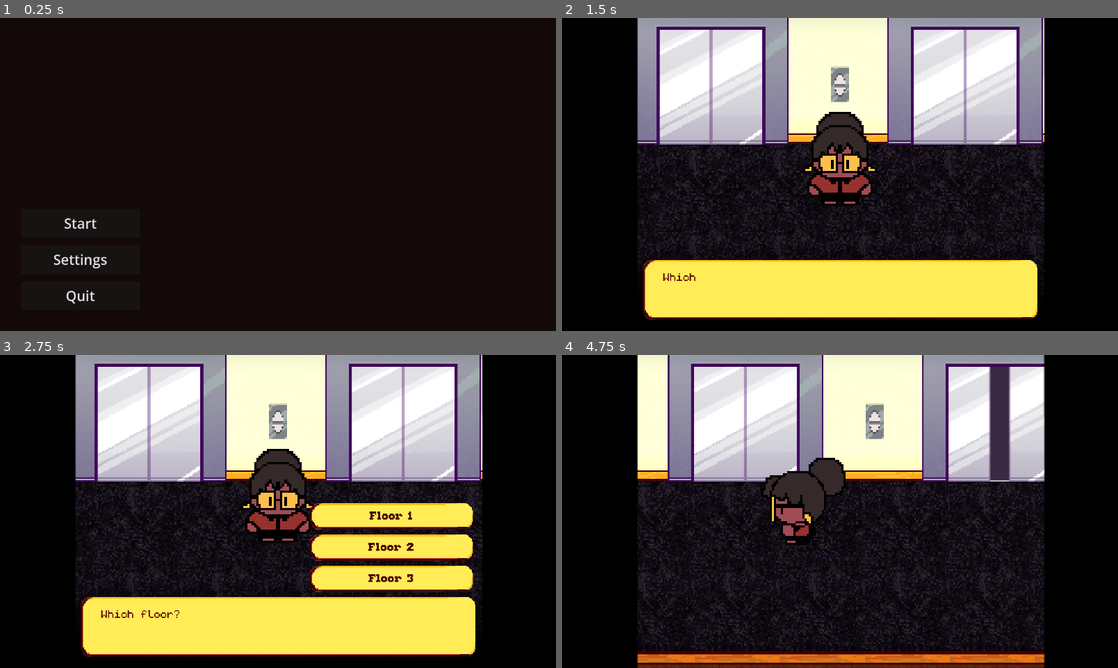
Above: before the commit, frames 1-4 (two rows, left to right).
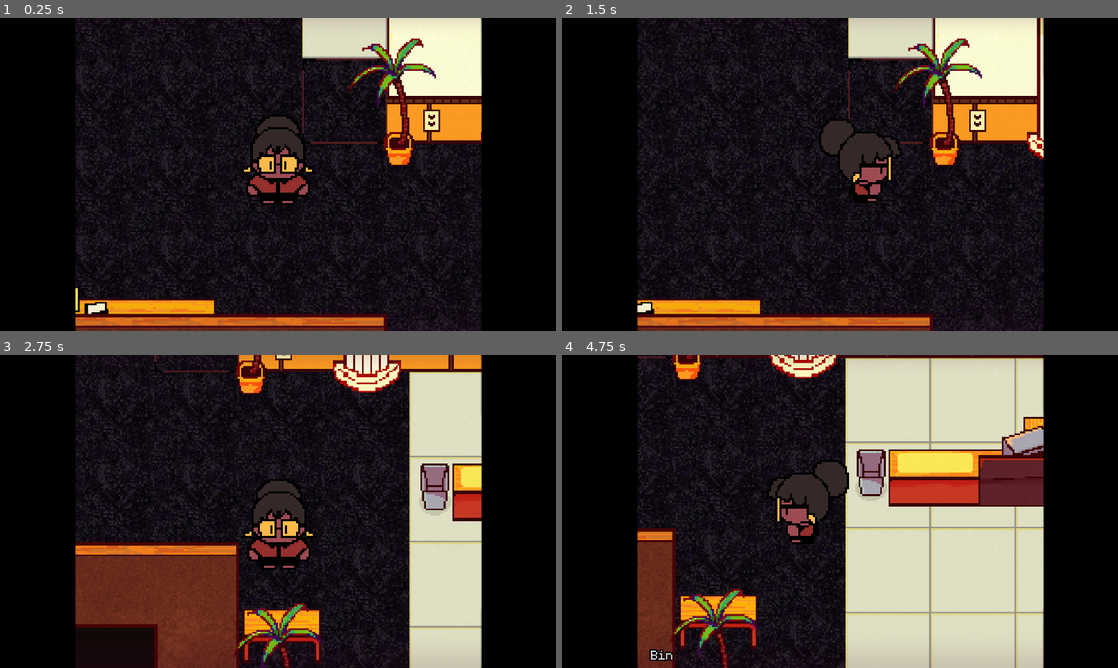
Above: after the commit, the same moments.

Repository: KURUKURURU/skeptic
Game: Godot game, scene res://scene/scene/floor_1.tscn
Two runs of this game, one before a commit and one after it. Both use one fixed random seed, a clock stepped at 60 frames per second and the inputs below. Before the commit the project starts from res://scene/scene/start_menu.tscn.
Inputs (mouse positions are in pixels of both pictures, inside the frame that each line leads up to):
- Up to frame 1 (0.25 s): no input
- Up to frame 2 (1.5 s): click (639, 224) at 0.5 s, where only the run before the commit has a clickable "Start"; tap Enter (ui_accept) at 1.25 s; move the mouse to (962, 158) at 1.27 s; hold D (right) from 1.28 s (still down); hold E (interact) from 1.28 s (still down); click (962, 158) at 1.42 s
- Up to frame 3 (2.75 s): tap Enter (ui_accept) at 1.52, 2.27 s; move the mouse to (166, 527) at 2.02 s; release D (right) at 2.03 s; release E (interact) at 2.03 s; hold S (down) from 2.03 s (still down); tap Shift (shift) at 2.1 s; click (166, 527) at 2.17 s
- Up to frame 4 (4.75 s): move the mouse to (895, 442) at 2.77 s; release S (down) at 2.78 s; hold D (right) 2.78-3.53 s; tap Alt at 2.85 s; click (895, 442) at 2.92 s; move the mouse to (812, 574) at 3.52 s; hold W (up) 3.53-4.28 s; tap E (interact) at 3.6 s; click (812, 574) at 3.67 s; tap Enter (ui_accept) at 3.77, 4.52 s; move the mouse to (1006, 558) at 4.27 s; hold A (left) from 4.28 s (still down); hold Shift (shift) from 4.28 s (still down); click (1006, 558) at 4.42 s

The runs differ from the first frame. In frame 1, 24% of the frame differs, in the area x 9-87%, y 0-100%; in frame 2, 50%; in frame 3, 62%, in the area x 13-87%, y 0-100%; in frame 4, 59%.

Commit message:
i forgot mb

Diff:
--- a/elevator_buttons.gd
+++ b/elevator_buttons.gd
@@ -53,6 +53,7 @@
 
 	await elevator.open()
 	await wait(0.5)
+	await Ui.fade(true)
 	get_tree().change_scene_to_file("res://scene/scene/floor_" + str(answer) + ".tscn")
 
 	return
--- a/paths/walkup_elevator.tres
+++ b/paths/walkup_elevator.tres
@@ -2,6 +2,6 @@
 
 [resource]
 _data = {
-"points": PackedVector2Array(0, 0, 0, 0, 207.18234, 165.74586, 0, 0, 0, 0, 207.18234, 856.3537, 0, 0, 0, 0, 55.248623, 856.3537, 0, 0, 0, 0, 13.812156, 870.16583, 0, 0, 0, 0, -41.436466, 856.3537, 0, 0, 0, 0, -138.12157, 856.3537, 0, 0, 0, 0, -138.12157, 814.9172)
+"points": PackedVector2Array(0, 0, 0, 0, 207.18234, 165.74586, 0, 0, 0, 0, 207.18234, 856.3537, 0, 0, 0, 0, 55.248623, 856.3537, 0, 0, 0, 0, -41.436466, 856.3537, 0, 0, 0, 0, -138.12157, 856.3537, 0, 0, 0, 0, -138.12157, 814.9172)
 }
-point_count = 7
+point_count = 6
--- a/project.godot
+++ b/project.godot
@@ -11,7 +11,7 @@
 [application]
 
 config/name="Skeptic"
-run/main_scene="uid://brjxkyjvqb5y8"
+run/main_scene="uid://dg2sd46gbm3f"
 config/features=PackedStringArray("4.7", "Mobile")
 config/icon="res://icon.svg"
 
@@ -22,6 +22,10 @@
 t="*uid://cq8f61txgqc3s"
 Music="*uid://bxmmqdnxngb2c"
 Global="*uid://b02r7c0eumw35"
+
+[dialogue_manager]
+
+runtime/balloon_path="res://scene/tool/balloon/balloon.tscn"
 
 [display]
 
@@ -70,6 +74,10 @@
 ]
 }
 
+[internationalization]
+
+locale/translations_pot_files=PackedStringArray("res://dialogic/test.dialogue", "res://dialogic/plant.dialogue")
+
 [layer_names]
 
 2d_physics/layer_1="world"
--- a/scene/Entities/npc.tscn
+++ b/scene/Entities/npc.tscn
@@ -20,7 +20,7 @@
 shape = SubResource("RectangleShape2D_q75ou")
 
 [node name="AnimatedSprite2D" type="AnimatedSprite2D" parent="." unique_id=728727981]
-scale = Vector2(1.141, 1.141)
+scale = Vector2(1.176, 1.176)
 sprite_frames = ExtResource("2_q75ou")
 animation = &"down_2"
 offset = Vector2(0, -12.11)
--- a/scene/character/nyra.tscn
+++ b/scene/character/nyra.tscn
@@ -20,9 +20,9 @@
 
 [node name="animation" type="AnimatedSprite2D" parent="." unique_id=796319765]
 texture_filter = 1
-scale = Vector2(1.211, 1.211)
+scale = Vector2(1.176, 1.176)
 sprite_frames = ExtResource("2_82qvb")
-animation = &"right_3"
+animation = &"right_2"
 offset = Vector2(0, -13.205)
 
 [node name="CollisionShape2D" type="CollisionShape2D" parent="." unique_id=2070985840]
--- a/scene/scene/floor_1.tscn
+++ b/scene/scene/floor_1.tscn
@@ -311,7 +311,7 @@
 scale = Vector2(1.81, 1.81)
 
 [node name="Nyra" parent="Entities" unique_id=624278877 node_paths=PackedStringArray("camera") instance=ExtResource("6_t8myt")]
-position = Vector2(-136.46411, 833.1492)
+position = Vector2(317.67957, 833.1492)
 camera = NodePath("Camera2D")
 
 [node name="Camera2D" type="Camera2D" parent="Entities/Nyra" unique_id=959529032]
@@ -347,14 +347,10 @@
 position = Vector2(919.33704, 697.7901)
 
 [node name="puddle" parent="Entities" unique_id=1691734723 instance=ExtResource("10_ibhgh")]
-position = Vector2(603.86743, 1018.23206)
+position = Vector2(615.4696, 1022.0995)
 
 [node name="puddle2" parent="Entities" unique_id=170847982 instance=ExtResource("10_ibhgh")]
 position = Vector2(923.75696, 762.43097)
-
-[node name="puddle3" parent="Entities" unique_id=1005441009 instance=ExtResource("10_ibhgh")]
-position = Vector2(340.88397, 713.81213)
-scale = Vector2(-1, 1)
 
 [node name="talk_alert" parent="Entities" unique_id=1158920270 instance=ExtResource("11_sggiv")]
 position = Vector2(72.92818, 765.19336)
@@ -402,20 +398,8 @@
 position = Vector2(1128.7294, 809.94476)
 message = 2
 
-[node name="puddle4" parent="Entities" unique_id=833274941 instance=ExtResource("10_ibhgh")]
-position = Vector2(183.9779, 423.2044)
-metadata/_scene_painted = true
-
-[node name="puddle5" parent="Entities" unique_id=533429661 instance=ExtResource("10_ibhgh")]
-position = Vector2(340.89334, 285.46066)
-metadata/_scene_painted = true
-
-[node name="puddle6" parent="Entities" unique_id=618527664 instance=ExtResource("10_ibhgh")]
-position = Vector2(761.76764, 367.42868)
-metadata/_scene_painted = true
-
 [node name="puddle7" parent="Entities" unique_id=103627306 instance=ExtResource("10_ibhgh")]
-position = Vector2(17.127075, 801.10504)
+position = Vector2(759.6686, 607.7348)
 metadata/_scene_painted = true
 
 [node name="NPC" parent="Entities" unique_id=2085148079 instance=ExtResource("15_d28da")]
--- a/scene/scene/floor_2.gd
+++ b/scene/scene/floor_2.gd
@@ -4,6 +4,10 @@
 @export var main_elevator: StaticBody2D
 
 func _ready() -> void:
+
+	if Music.lounge.playing:
+		Music.lounge.stop()
+
 	Global.current_floor = 2
 	nyra.teleport_to_spawn()
 	main_elevator.set_level(Global.current_floor)
@@ -16,6 +20,8 @@
 		nyra.position.y = 812.707
 
 		nyra.hide()
+		await Ui.fade(false)
+
 		await main_elevator.open()
 		await get_tree().create_timer(0.20).timeout
 
--- a/scene/scene/floor_2.tscn
+++ b/scene/scene/floor_2.tscn
@@ -19,6 +19,7 @@
 [ext_resource type="PackedScene" uid="uid://dpwhgg4w6tq2o" path="res://scene/Entities/security_camera.tscn" id="15_4urub"]
 [ext_resource type="PackedScene" uid="uid://mex3xfsq160u" path="res://scene/Entities/plant.tscn" id="16_otmqu"]
 [ext_resource type="PackedScene" uid="uid://c02j8xi70jfl3" path="res://scene/Entities/table.tscn" id="17_r1vqd"]
+[ext_resource type="PackedScene" uid="uid://dq06jirvt5ies" path="res://scene/Entities/npc.tscn" id="20_otmqu"]
 
 [sub_resource type="TileSetAtlasSource" id="TileSetAtlasSource_hrtff"]
 texture = ExtResource("2_8mvi3")
@@ -294,7 +295,7 @@
 [node name="TestingMap3" type="TileMapLayer" parent="TileMapLayers" unique_id=2138354426]
 y_sort_enabled = true
 scale = Vector2(1.7129421, 1.7129421)
-tile_map_data = PackedByteArray("AADz/wwAAwAAAAUAAAD0/wwAAwA …(95 unchanged characters)… ACAAUAAADy/woAAwADAAIAAADy/wsAAwADAAMAAAA=")
+tile_map_data = PackedByteArray("AADz/wwAAwAAAAUAAAD0/wwAAwA …(95 unchanged characters)… ACAAUAAADy/woAAwADAAIAAADy/wsAAwADAAMAAADx/wkAAwAEAAQAAADx/woAAwAEAAUAAADx/wsAAwAEAAYAAAD5/wkAAwAEAAQAAAD5/woAAwAEAAUAAAD5/wsAAwAEAAYAAAD1/wkAAwAEAAQAAAD1/woAAwAEAAUAAAD1/wsAAwAEAAYAAAA=")
 tile_set = SubResource("TileSet_hrtff")
 
 [node name="floor" type="TileMapLayer" parent="TileMapLayers" unique_id=854684315]
@@ -384,7 +385,7 @@
 texture = SubResource("AtlasTexture_kg0ji")
 
 [node name="Sprite2D2" type="Sprite2D" parent="Entities/talk_alert" unique_id=1186692908]
-position = Vector2(-8.430271e-06, -0.99166965)
+position = Vector2(-8.430271e-06, -3.31485)
 scale = Vector2(0.815403, 0.815403)
 texture = SubResource("AtlasTexture_4urub")
 
@@ -393,7 +394,7 @@
 player = NodePath("../Nyra")
 
 [node name="SecurityCamera6" parent="Entities" unique_id=1902171764 node_paths=PackedStringArray("player") instance=ExtResource("15_4urub")]
-position = Vector2(-499.44757, 458.01105)
+position = Vector2(-496.68512, 458.01105)
 player = NodePath("../Nyra")
 
 [node name="SecurityCamera2" parent="Entities" unique_id=1472018452 node_paths=PackedStringArray("player") instance=ExtResource("15_4urub")]
@@ -424,32 +425,67 @@
 [node name="Table" parent="Entities" unique_id=1737978641 instance=ExtResource("17_r1vqd")]
 position = Vector2(334.25415, 803.86743)
 
+[node name="NPC" parent="Entities" unique_id=2085148079 instance=ExtResource("20_otmqu")]
+position = Vector2(-562.64343, 645.33466)
+metadata/_scene_painted = true
+
+[node name="NPC2" parent="Entities" unique_id=1919729025 instance=ExtResource("20_otmqu")]
+position = Vector2(-410.70975, 630.1413)
+metadata/_scene_painted = true
+
+[node name="NPC3" parent="Entities" unique_id=2012778400 instance=ExtResource("20_otmqu")]
+position = Vector2(-447.17386, 721.3015)
+metadata/_scene_painted = true
+
+[node name="NPC4" parent="Entities" unique_id=1872927111 instance=ExtResource("20_otmqu")]
+position = Vector2(-549.88104, 725.5557)
+metadata/_scene_painted = true
+
+[node name="NPC5" parent="Entities" unique_id=1036506492 instance=ExtResource("20_otmqu")]
+position = Vector2(-549.88104, 725.5557)
+metadata/_scene_painted = true
+
+[node name="NPC6" parent="Entities" unique_id=104110872 instance=ExtResource("20_otmqu")]
+position = Vector2(-525.5716, 810.0309)
+metadata/_scene_painted = true
+
+[node name="NPC7" parent="Entities" unique_id=1934236036 instance=ExtResource("20_otmqu")]
+position = Vector2(-490.93073, 682.40656)
+metadata/_scene_painted = true
+
 [node name="Noise" type="Node2D" parent="." unique_id=1785445178]
 
 [node name="Office" type="AudioStreamPlayer2D" parent="Noise" unique_id=97503992]
-position = Vector2(334, 829)
+position = Vector2(634, 635)
+stream = ExtResource("13_brll0")
+autoplay = true
+attenuation = 9.849149
+panning_strength = 2.91
+bus = &"bg"
+
+[node name="Office2" type="AudioStreamPlayer2D" parent="Noise" unique_id=1646823280]
+position = Vector2(1234, 350)
 stream = ExtResource("13_brll0")
 volume_db = 10.593
 autoplay = true
+max_distance = 836.0
+attenuation = 5.4641604
+panning_strength = 2.48
 bus = &"bg"
 
-[node name="Office2" type="AudioStreamPlayer2D" parent="Noise" unique_id=1646823280]
-position = Vector2(1576, 924)
-stream = ExtResource("13_brll0")
-volume_db = 10.593
-autoplay = true
-bus = &"bg"
-
 [node name="People" type="AudioStreamPlayer2D" parent="Noise" unique_id=1498093241]
-position = Vector2(1453, 829)
+position = Vector2(-899, 1156)
 stream = ExtResource("14_2lcxm")
 volume_db = 10.593
 autoplay = true
+attenuation = 11.313718
 bus = &"bg"
 
 [node name="People2" type="AudioStreamPlayer2D" parent="Noise" unique_id=1279157305]
-position = Vector2(433, 924)
+position = Vector2(-323, 2225)
 stream = ExtResource("14_2lcxm")
 volume_db = 10.593
 autoplay = true
+attenuation = 5.8563457
+panning_strength = 1.35
 bus = &"bg"
--- a/scene/tool/UI.tscn
+++ b/scene/tool/UI.tscn
@@ -1,24 +1,93 @@
 [gd_scene format=3 uid="uid://cjrig12icgn2m"]
 
+[ext_resource type="Script" uid="uid://b7npg5v5alb1q" path="res://scene/tool/ui.gd" id="1_73iap"]
 [ext_resource type="Texture2D" uid="uid://cr35lo8uul6tq" path="res://img/borders.png" id="1_gkfcp"]
 [ext_resource type="Texture2D" uid="uid://cw5bn0nol0lss" path="res://img/filter.png" id="2_xlnka"]
 
 [sub_resource type="CanvasItemMaterial" id="CanvasItemMaterial_21hew"]
-blend_mode = 2
+
+[sub_resource type="Animation" id="Animation_xlnka"]
+length = 0.001
+tracks/0/type = "value"
+tracks/0/imported = false
+tracks/0/enabled = true
+tracks/0/path = NodePath("ColorRect:color")
+tracks/0/interp = 1
+tracks/0/loop_wrap = true
+tracks/0/keys = {
+"times": PackedFloat32Array(0),
+"transitions": PackedFloat32Array(1),
+"update": 0,
+"values": [Color(0.039215688, 0.023529412, 0.023529412, 0)]
+}
+
+[sub_resource type="Animation" id="Animation_73iap"]
+resource_name = "away"
+tracks/0/type = "value"
+tracks/0/imported = false
+tracks/0/enabled = true
+tracks/0/path = NodePath("ColorRect:color")
+tracks/0/interp = 1
+tracks/0/loop_wrap = true
+tracks/0/keys = {
+"times": PackedFloat32Array(0, 1),
+"transitions": PackedFloat32Array(1, 1),
+"update": 0,
+"values": [Color(0.039215688, 0.023529412, 0.023529412, 1), Color(0.039215688, 0.023529412, 0.023529412, 0)]
+}
+
+[sub_resource type="Animation" id="Animation_myenu"]
+resource_name = "in"
+tracks/0/type = "value"
+tracks/0/imported = false
+tracks/0/enabled = true
+tracks/0/path = NodePath("ColorRect:color")
+tracks/0/interp = 1
+tracks/0/loop_wrap = true
+tracks/0/keys = {
+"times": PackedFloat32Array(0, 1),
+"transitions": PackedFloat32Array(1, 1),
+"update": 0,
+"values": [Color(0.039215688, 0.023529412, 0.023529412, 0), Color(0.039215688, 0.023529412, 0.023529412, 1)]
+}
+
+[sub_resource type="AnimationLibrary" id="AnimationLibrary_q7bw5"]
+_data = {
+&"RESET": SubResource("Animation_xlnka"),
+&"away": SubResource("Animation_73iap"),
+&"in": SubResource("Animation_myenu")
+}
 
 [node name="UI" type="CanvasLayer" unique_id=657324367]
+script = ExtResource("1_73iap")
+
+[node name="ColorRect" type="ColorRect" parent="." unique_id=2005018935]
+offset_right = 1928.0
+offset_bottom = 1089.0
+mouse_filter = 2
+color = Color(0.039215688, 0.023529412, 0.023529412, 0)
 
 [node name="TextureRect" type="TextureRect" parent="." unique_id=773835106]
-self_modulate = Color(1, 1, 1, 0.62352943)
+self_modulate = Color(1, 0.08235294, 1, 0.28235295)
 texture_filter = 1
 material = SubResource("CanvasItemMaterial_21hew")
-offset_right = 480.0
-offset_bottom = 270.0
+offset_left = 722.0
+offset_top = 404.0
+offset_right = 1202.0
+offset_bottom = 674.0
 scale = Vector2(4.007802, 4.007802)
+pivot_offset_ratio = Vector2(0.5, 0.5)
 texture = ExtResource("2_xlnka")
 
 [node name="Borders" type="TextureRect" parent="." unique_id=818136265]
-offset_right = 480.0
-offset_bottom = 270.0
-scale = Vector2(4.014, 4.014)
+offset_left = 722.0
+offset_top = 404.0
+offset_right = 1202.0
+offset_bottom = 674.0
+scale = Vector2(4.007802, 4.007802)
+pivot_offset_ratio = Vector2(0.5, 0.5)
 texture = ExtResource("1_gkfcp")
+
+[node name="animation" type="AnimationPlayer" parent="." unique_id=922365429]
+libraries/ = SubResource("AnimationLibrary_q7bw5")
+speed_scale = 4.0
--- a/scene/tool/interaction_component.tscn
+++ b/scene/tool/interaction_component.tscn
@@ -26,6 +26,7 @@
 offset_right = 1114.2797
 offset_bottom = 1076.6256
 theme = ExtResource("2_vh7tj")
+theme_override_colors/default_color = Color(1, 1, 1, 1)
 theme_override_constants/outline_size = 20
 bbcode_enabled = true
 text = "testing"
--- /dev/null
+++ b/scene/tool/ui.gd
@@ -0,0 +1,12 @@
+extends CanvasLayer
+@onready var animation: AnimationPlayer = $animation
+
+func fade(_in: bool):
+	match _in:
+		true:
+			animation.play("in")
+		false:
+			animation.play("away")
+
+	await animation.animation_finished
+	return
--- a/scripts/floor_1.gd
+++ b/scripts/floor_1.gd
@@ -18,6 +18,8 @@
 		nyra.position.y = 812.707
 
 		nyra.hide()
+		await Ui.fade(false)
+
 		await main_elevator.open()
 		await get_tree().create_timer(0.20).timeout
 
--- a/theme/mono.tres
+++ b/theme/mono.tres
@@ -5,6 +5,10 @@
 [ext_resource type="FontFile" uid="uid://cqqe2he1ftv8i" path="res://tff/monogram/ttf/monogram-extended.ttf" id="3_natgc"]
 
 [resource]
+Button/colors/font_color = Color(0.42540106, 0.034584377, 0.028790973, 1)
+Button/font_sizes/font_size = 37
+Button/fonts/font = ExtResource("3_natgc")
+RichTextLabel/colors/default_color = Color(0.4847086, 0.098847665, 4.813075e-08, 1)
 RichTextLabel/font_sizes/bold_font_size = 70
 RichTextLabel/font_sizes/italics_font_size = 70
 RichTextLabel/font_sizes/normal_font_size = 70
Binary file added: img/nyra_template.png
Not shown, added: img/nyra_template.png.import
Not shown, added: scene/tool/ui.gd.uid
